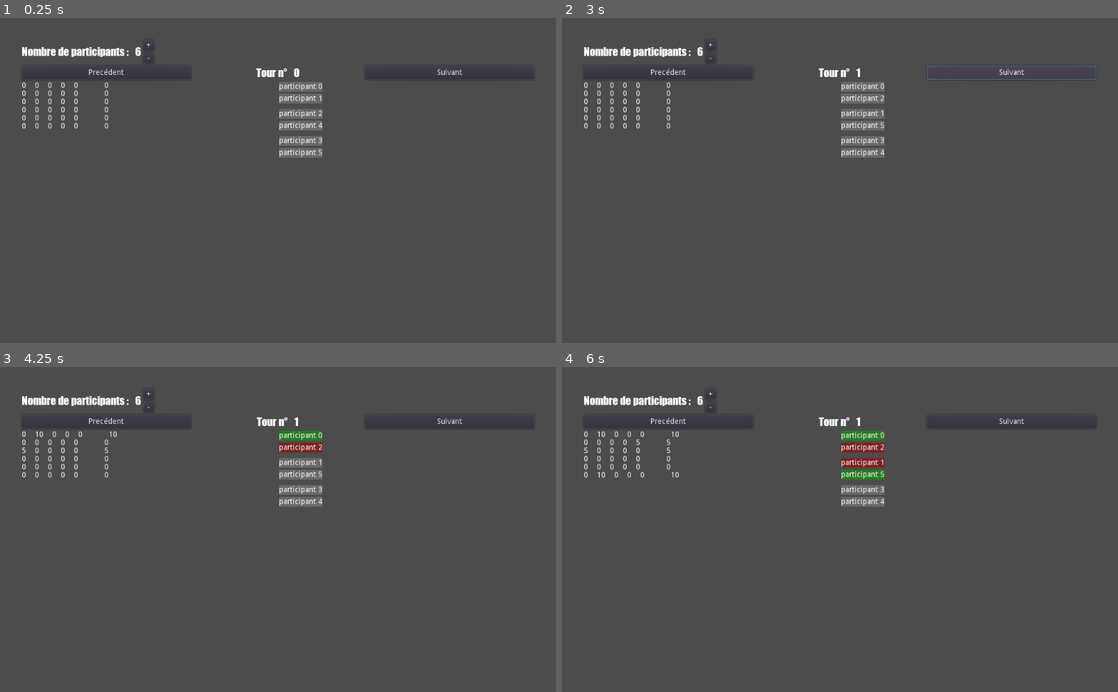
Above: before the commit, frames 1-4 (two rows, left to right).
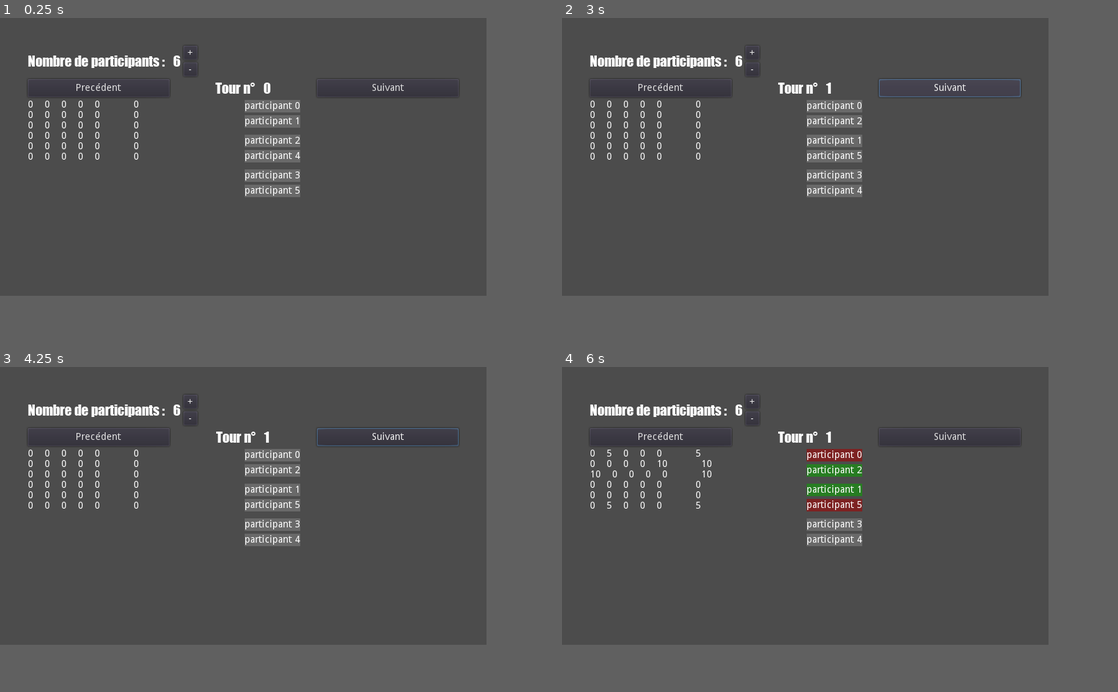
Above: after the commit, the same moments.

Repository: Pskalou/tournoi
Game: Godot game, scene res://accueil_cli.tscn
The game is run twice, just before and just after one commit, with the same random seed, the same clock (stepped at 60 frames per second) and the same inputs.
Inputs (mouse positions are in pixels of both pictures, inside the frame that each line leads up to):
- Up to frame 1 (0.25 s): no input
- Up to frame 2 (3 s): click "+" at 0.5 s; click "-" at 1.25 s; click "Precédent" at 2 s; click "Suivant" at 2.75 s
- Up to frame 3 (4.25 s): click (311, 441) at 3.52 s
- Up to frame 4 (6 s): click (890, 480) at 4.27 s; click (873, 471) at 5.02 s; click (890, 523) at 5.77 s
In our replay, the window is 800x468 before the commit and 700x400 after it. These sizes can differ from the game's own. Grey fills any space a smaller window leaves; there, only what the larger window draws over its background counts as a difference.

The runs differ from the first frame. In frame 1, 5.5% of the frame differs, in the area x 3-95%, y 7-56%; in frame 2, 5.6%; in frame 3, 5.6%; in frame 4, 5.7%.

Commit message:
apk android

Diff:
--- a/source/pascal/accueil_cli.tscn
+++ b/source/pascal/accueil_cli.tscn
@@ -42,8 +42,8 @@
 anchor_bottom = 0.0
 margin_left = 40.0
 margin_top = 40.0
-margin_right = 984.0
-margin_bottom = 560.0
+margin_right = 660.0
+margin_bottom = 360.0
 rect_pivot_offset = Vector2( 0, 0 )
 rect_clip_content = false
 mouse_filter = 1
@@ -59,7 +59,7 @@
 anchor_top = 0.0
 anchor_right = 0.0
 anchor_bottom = 0.0
-margin_right = 944.0
+margin_right = 620.0
 margin_bottom = 44.0
 rect_pivot_offset = Vector2( 0, 0 )
 rect_clip_content = false
@@ -167,8 +167,8 @@
 anchor_right = 0.0
 anchor_bottom = 0.0
 margin_top = 48.0
-margin_right = 944.0
-margin_bottom = 520.0
+margin_right = 620.0
+margin_bottom = 320.0
 rect_pivot_offset = Vector2( 0, 0 )
 rect_clip_content = false
 mouse_filter = 1
@@ -184,8 +184,8 @@
 anchor_top = 0.0
 anchor_right = 0.0
 anchor_bottom = 0.0
-margin_right = 944.0
-margin_bottom = 472.0
+margin_right = 620.0
+margin_bottom = 272.0
 rect_pivot_offset = Vector2( 0, 0 )
 rect_clip_content = false
 mouse_filter = 1
@@ -202,7 +202,7 @@
 anchor_top = 0.0
 anchor_right = 0.0
 anchor_bottom = 0.0
-margin_right = 944.0
+margin_right = 620.0
 margin_bottom = 26.0
 rect_pivot_offset = Vector2( 0, 0 )
 rect_clip_content = false
@@ -219,7 +219,7 @@
 anchor_top = 0.0
 anchor_right = 0.0
 anchor_bottom = 0.0
-margin_right = 312.0
+margin_right = 204.0
 margin_bottom = 26.0
 rect_pivot_offset = Vector2( 0, 0 )
 rect_clip_content = false
@@ -243,8 +243,8 @@
 anchor_top = 0.0
 anchor_right = 0.0
 anchor_bottom = 0.0
-margin_left = 316.0
-margin_right = 628.0
+margin_left = 208.0
+margin_right = 412.0
 margin_bottom = 26.0
 rect_pivot_offset = Vector2( 0, 0 )
 rect_clip_content = false
@@ -267,8 +267,8 @@
 anchor_top = 0.0
 anchor_right = 0.0
 anchor_bottom = 0.0
-margin_left = 632.0
-margin_right = 944.0
+margin_left = 416.0
+margin_right = 620.0
 margin_bottom = 26.0
 rect_pivot_offset = Vector2( 0, 0 )
 rect_clip_content = false
@@ -293,8 +293,8 @@
 anchor_right = 0.0
 anchor_bottom = 0.0
 margin_top = 30.0
-margin_right = 944.0
-margin_bottom = 472.0
+margin_right = 620.0
+margin_bottom = 272.0
 rect_pivot_offset = Vector2( 0, 0 )
 rect_clip_content = false
 mouse_filter = 1
@@ -310,8 +310,8 @@
 anchor_top = 0.0
 anchor_right = 0.0
 anchor_bottom = 0.0
-margin_right = 470.0
-margin_bottom = 442.0
+margin_right = 308.0
+margin_bottom = 242.0
 rect_pivot_offset = Vector2( 0, 0 )
 rect_clip_content = true
 mouse_filter = 0
@@ -337,9 +337,9 @@
 anchor_top = 0.0
 anchor_right = 0.0
 anchor_bottom = 0.0
-margin_left = 474.0
-margin_right = 944.0
-margin_bottom = 442.0
+margin_left = 312.0
+margin_right = 620.0
+margin_bottom = 242.0
 rect_pivot_offset = Vector2( 0, 0 )
 rect_clip_content = false
 mouse_filter = 0
--- a/source/pascal/project.godot
+++ b/source/pascal/project.godot
@@ -18,6 +18,9 @@
 
 settings/fps/force_fps=10
 
-[rendering]
+[display]
 
-environment/default_environment="res://default_env.tres"
+window/size/width=700
+window/size/height=400
+window/stretch/mode="viewport"
+window/stretch/aspect="expand"
Not shown, added: source/pascal/exports/android/Tournois_android.apk
Not shown, changed: source/pascal/exports/html/Tournoi_html5.pck
Not shown, changed: source/pascal/exports/linux/Tournoi_linux.pck
Not shown, changed: source/pascal/exports/mac_osx/Tournois_mac_osx.zip
Not shown, changed: source/pascal/exports/windows/Tournoi_win.pck
Not shown, changed: source/pascal/exports/windows_universal/Tournoi_win_universal.appx
